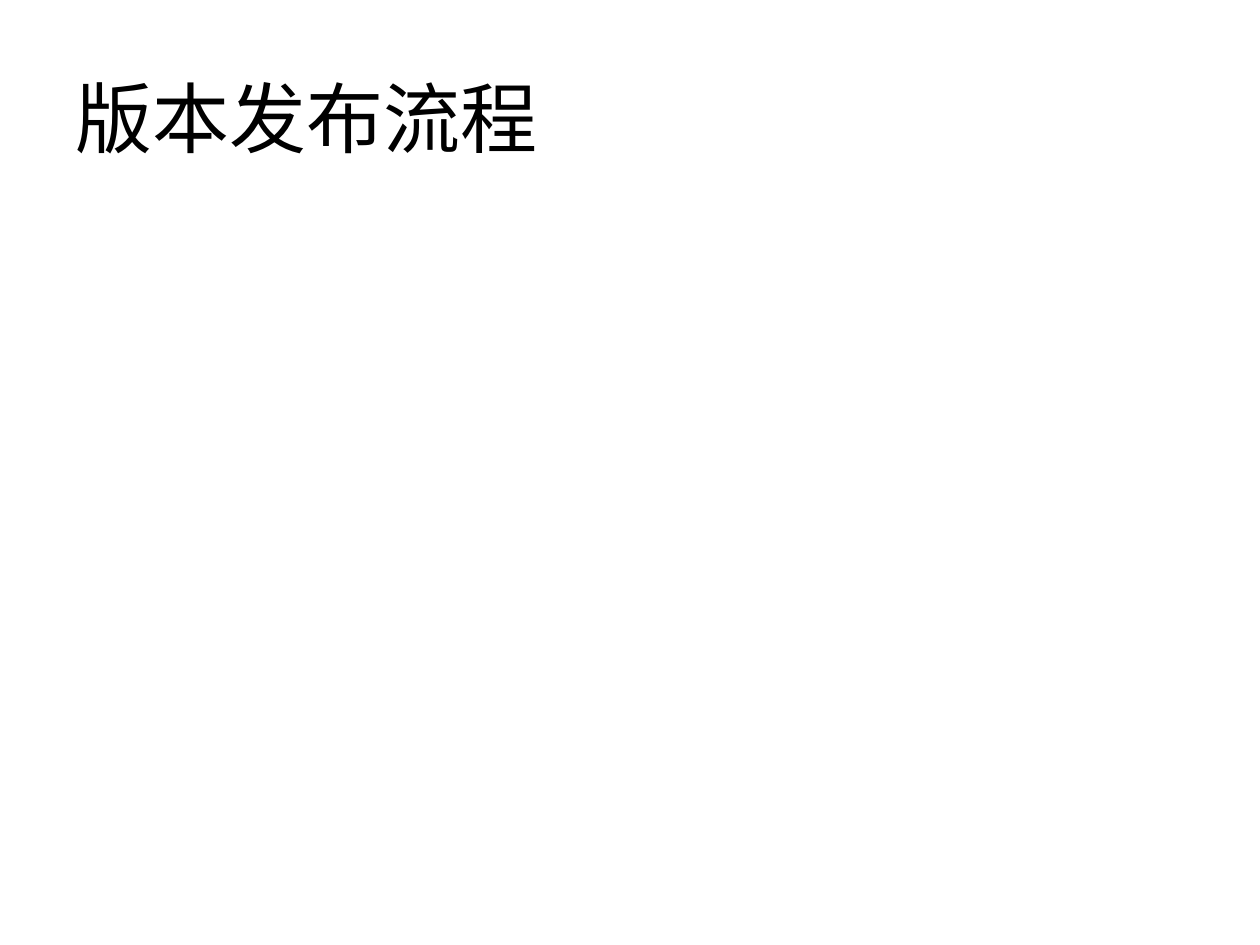
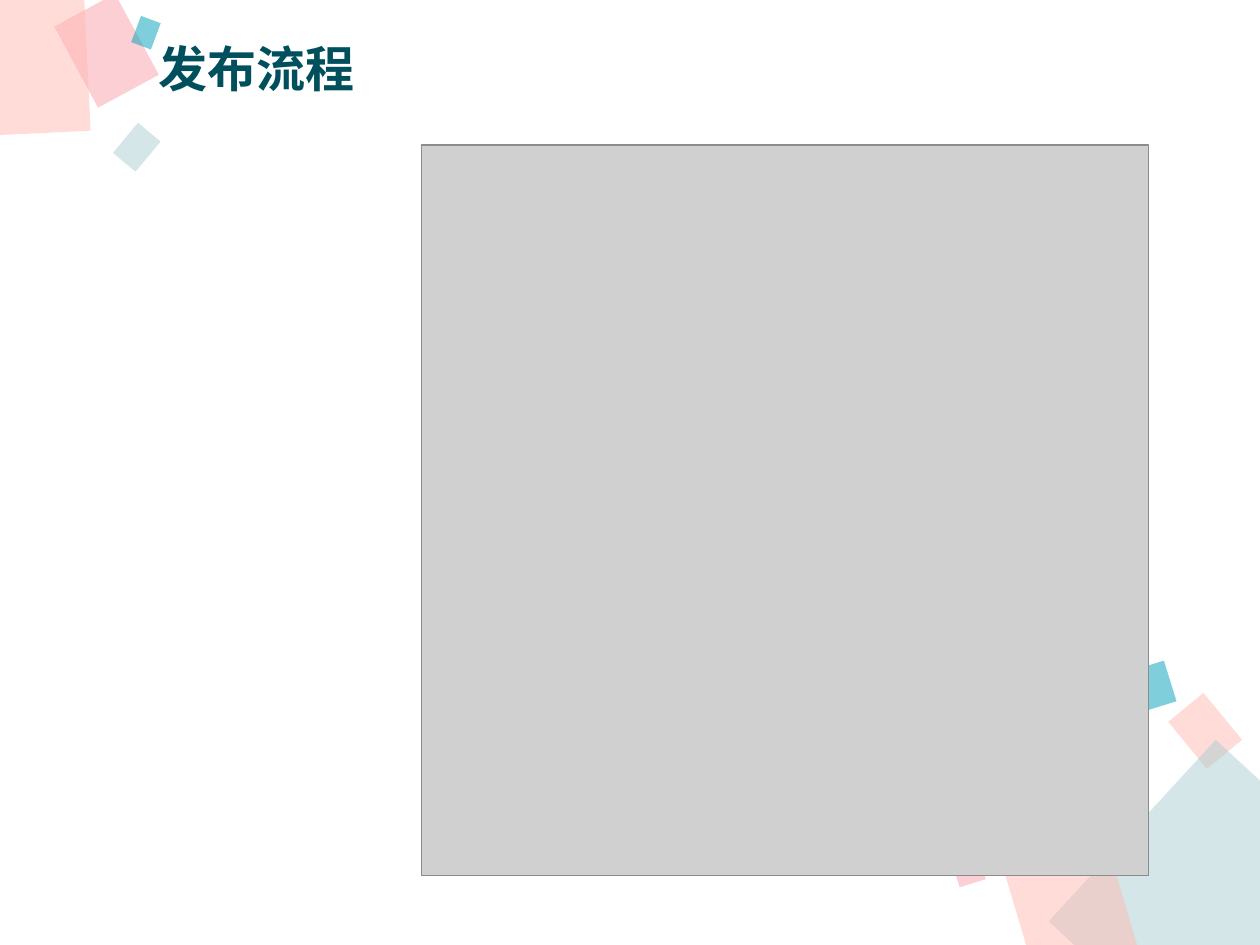
Before and after one commit to xianmomo/demo, a slide deck: slide 11 of 新员工入职指引/信息技术部版本构建及发布过程.pptx (slide 6 before the commit). Drawn at 1260x945 pixels with LibreOffice and Linux fonts; fonts in the diff are those of the drawing; grey boxes stand for pictures. Boxes give left, top, right and bottom in pixels: in the first picture for what was removed or moved away, otherwise in the second. Text is boxed around its words. In the diff, an @@ line names an element or a change of style, - is before the commit and + after.

```diff
--- a/新员工入职指引/信息技术部版本构建及发布过程.pptx
+++ b/新员工入职指引/信息技术部版本构建及发布过程.pptx
@@ rectangle added at [0,0,91,137], fill #FFBBB3 at 50% opacity @@
@@ rectangle added at [54,0,159,108], fill #FAA0AA at 50% opacity @@
@@ rectangle added at [131,17,161,50], fill #009FB8 at 50% opacity @@
@@ text at [158,45,354,92]: text changed; size 44 to 28 pt; font Calibri to Noto Sans CJK SC; text colour #000000 to #004F5C; bold on @@
-版本发布流程
+发布流程
@@ rectangle added at [113,123,160,171], fill #AACED2 at 50% opacity @@
@@ picture added at [422,145,1149,876] @@
@@ rectangle added at [1133,660,1176,711], fill #009FB8 at 50% opacity @@
@@ rectangle added at [1168,693,1241,769], fill #FFBBB3 at 50% opacity @@
@@ rectangle added at [1048,740,1260,945], fill #AACED2 at 50% opacity @@
@@ rectangle added at [997,821,1140,945], fill #FFBBB3 at 50% opacity @@
@@ rectangle added at [949,845,986,888], fill #FAA0AA at 50% opacity @@
```
Also in this commit, not shown: 3 other slides changed, 12 slides added, 4 slides removed, 3 other files.
